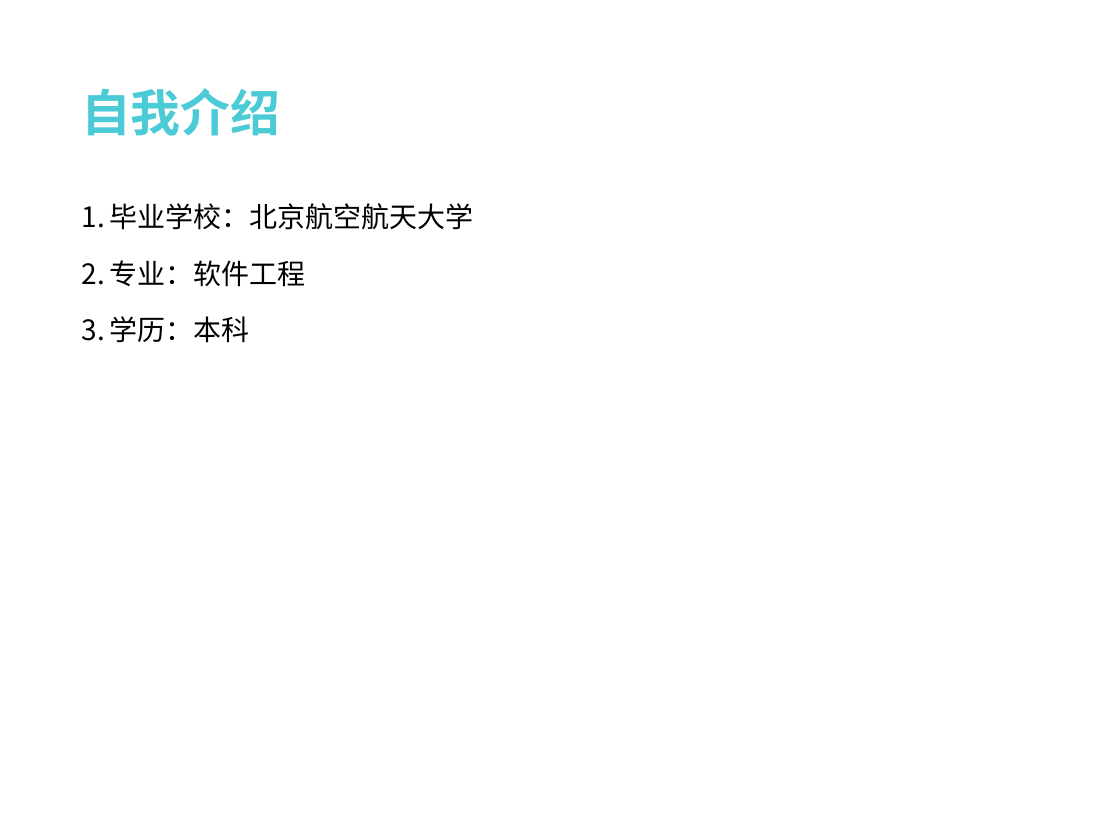
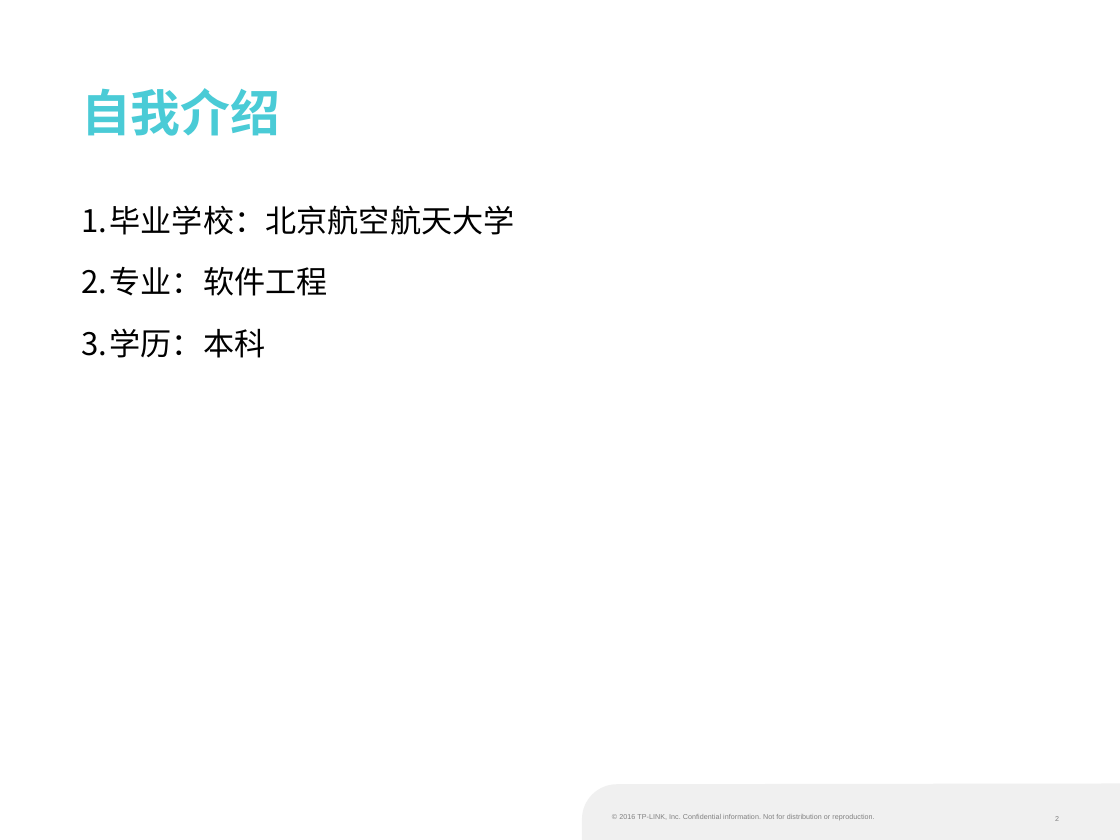
Before and after one commit to liufangri/eapsimulator, a slide deck: slide 2 of docs/培训课题/W10582孙晓宇.pptx. Drawn at 1120x840 pixels with LibreOffice and Linux fonts; fonts in the diff are those of the drawing; background and template pictures are left out. Boxes give left, top, right and bottom in pixels: in the first picture for what was removed or moved away, otherwise in the second. Text is boxed around its words. In the diff, an @@ line names an element or a change of style, - is before the commit and + after.

```diff
--- a/docs/培训课题/W10582孙晓宇.pptx
+++ b/docs/培训课题/W10582孙晓宇.pptx
@@ text "毕业学校：北京航空航天大学" at <box>82,205,515,358</box>: size 18 to 20 pt @@
@@ freeform shape added at <box>582,784,1120,840</box>, fill #F0F0F0 @@
@@ text added at <box>619,814,874,820</box>, 8 pt, text #808080 @@
+© 2016 TP-LINK, Inc. Confidential information. Not for distribution or reproduction.
@@ page number added at <box>1055,816,1059,821</box>, 8 pt, text #808080 @@
+2
```
Also in this commit, not shown: 11 other slides changed, 1 slide removed, 9 other files.
